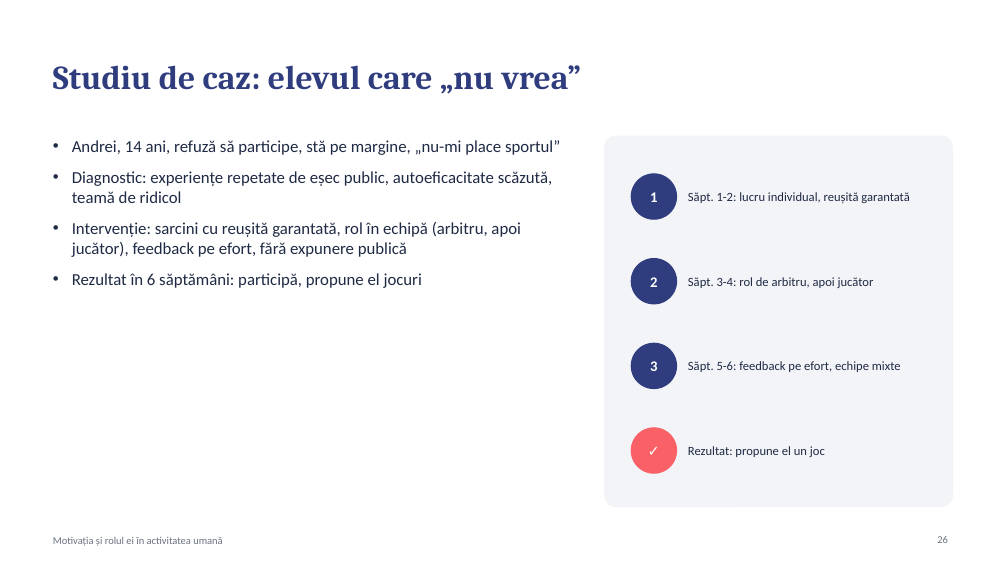
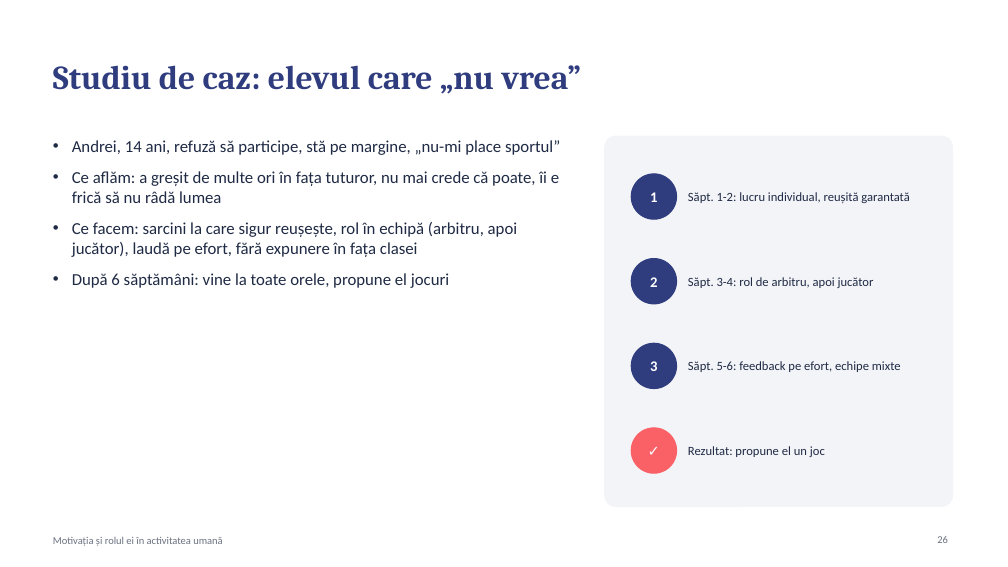
Before and after one commit to uskatu/aplicatie-autorulate, a slide deck: slide 26 of transfer/Motivatia_Proiect_Grupa5104.pptx. Drawn at 1008x567 pixels with LibreOffice and Linux fonts; fonts in the diff are those of the drawing. Boxes give left, top, right and bottom in pixels: in the first picture for what was removed or moved away, otherwise in the second. Text is boxed around its words. In the diff, an @@ line names an element or a change of style, - is before the commit and + after.

```diff
--- a/transfer/Motivatia_Proiect_Grupa5104.pptx
+++ b/transfer/Motivatia_Proiect_Grupa5104.pptx
@@ text at [72, 171, 559, 288]: text changed @@
-• Diagnostic: experiențe repetate de eșec public, autoeficacitate scăzută, teamă de ridicol
-• Intervenție: sarcini cu reușită garantată, rol în echipă (arbitru, apoi jucător), feedback pe efort, fără expunere publică
-• Rezultat în 6 săptămâni: participă, propune el jocuri
+• Ce aflăm: a greșit de multe ori în fața tuturor, nu mai crede că poate, îi e frică să nu râdă lumea
+• Ce facem: sarcini la care sigur reușește, rol în echipă (arbitru, apoi jucător), laudă pe efort, fără expunere în fața clasei
+• După 6 săptămâni: vine la toate orele, propune el jocuri
```
Also in this commit, not shown: 20 other slides changed, 1 other file.
